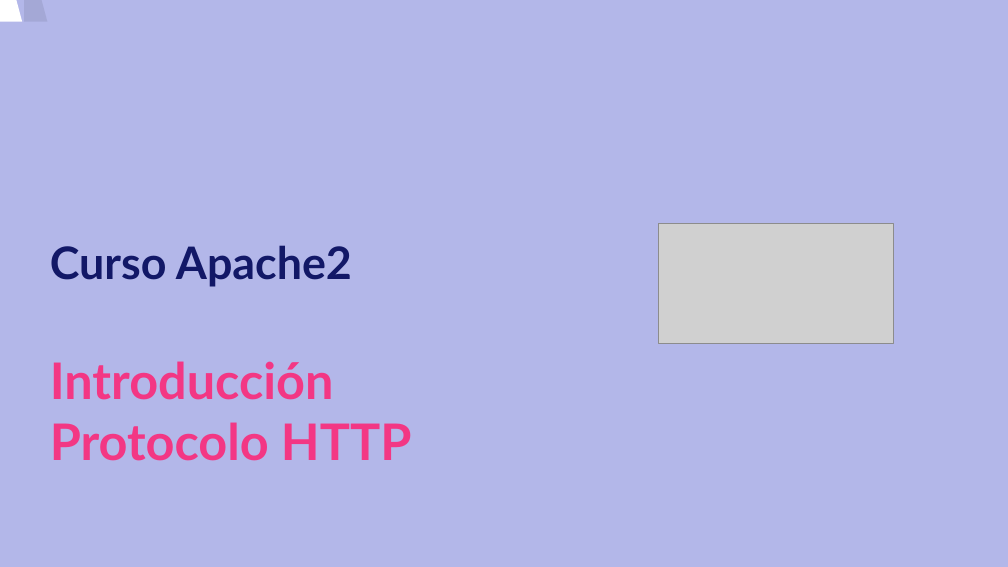
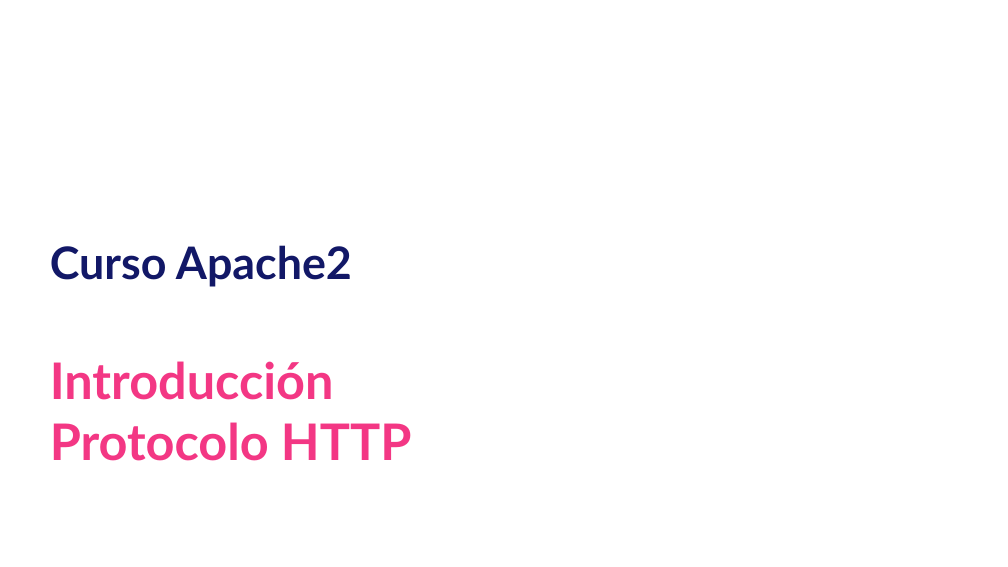
Before and after one commit to josedom24/plataforma_pledin, a slide deck: slide 1 of cursos/_apache24/apache24/curso/u01/u1.odp. Drawn at 1008x567 pixels with LibreOffice and Linux fonts; fonts in the diff are those of the drawing; grey boxes stand for pictures; background and template pictures are left out. Boxes give left, top, right and bottom in pixels: in the first picture for what was removed or moved away, otherwise in the second. Text is boxed around its words. In the diff, an @@ line names an element or a change of style, - is before the commit and + after.

```diff
--- a/cursos/_apache24/apache24/curso/u01/u1.odp
+++ b/cursos/_apache24/apache24/curso/u01/u1.odp
@@ background #B3B7E9 to picture (left out) @@
@@ freeform shape removed at (0,0,581,567) @@
@@ freeform shape removed at (24,0,606,567) @@
@@ picture removed at (658,224,893,344) @@
```
Also in this commit, not shown: 9 other slides changed, 39 other files.
